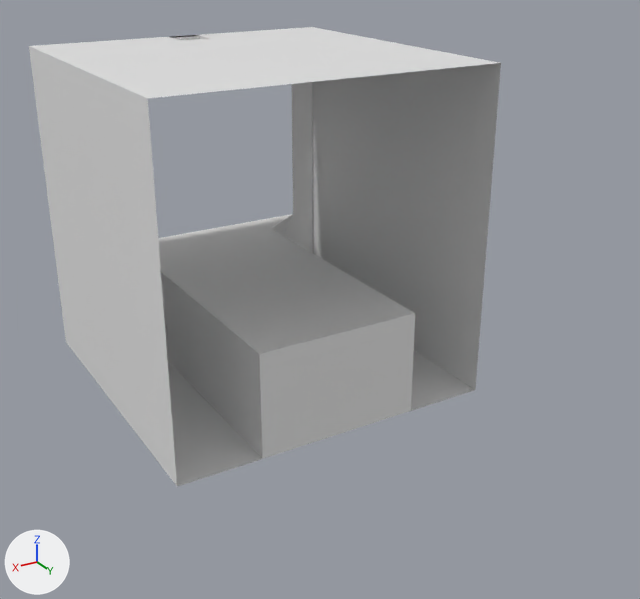
The OBJ model project/resources/stage/baseLab.obj, before and after one commit.
One viewpoint serves both versions: a camera (50 mm lens) standing at (11.75, 23.47, 8.57) and looking at (-0.5, 3.04, -1.64). The axes (+X, +Y, +Z) are drawn at lower left. The lights are the same throughout. The first picture is the older version. Where no turn or scale is listed for an object, it has been applied to the vertices.

Names of what the first picture shows: '立方体', '立方体.001'.
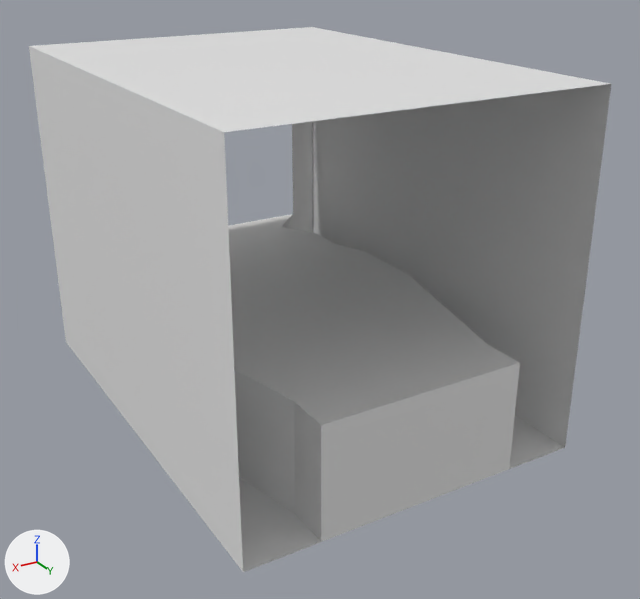
What differs and where, as boxes [x1, y1, x2, y2] in the pictures (640 x 599 px; the box of a moved part takes in the faces that stretch with it):
'立方体.001', reshaped (23% wider, 19% taller): before [29, 27, 501, 486]; after [29, 27, 611, 572]
'立方体', deleted (mostly hidden): before [174, 36, 209, 41]
part 1 of me_立方体_001, moved or reshaped: before [145, 61, 501, 486]; after [145, 61, 611, 572]

Edits to the bpy script that builds the scene:
```text
Change me_立方体_001:
    used by ob_立方体_001; location = (0.0, 0.0, 0.0)
    remove me_立方体_001.from_pydata(...)  # 169 vertices, 316 faces; spans x -5.0..5.0, y -5.0..5.0, z -5.0..5.0
    add me_立方体_001.from_pydata(...)  # 169 vertices, 316 faces; spans x -5.0..5.0, y -5.0..8.84, z -5.0..5.0
    me_立方体_001 part 1: 61 of 169 vertices moved; they spanned x -5.0..5.0, y -3.75..5.0, z -5.0..5.0 and now span x -5.0..5.0, y -3.75..8.84, z -5.0..5.0; mean shift (0.0, 2.33, 0.0); largest move (-2.5, 5.0, -5.0) -> (-2.94, 8.84, -5.0)
Remove ob_立方体:
    ob_立方体 = bpy.data.objects.new('立方体', me_立方体)
    ob_立方体.location = (0.0, 0.0, 0.0)
```
